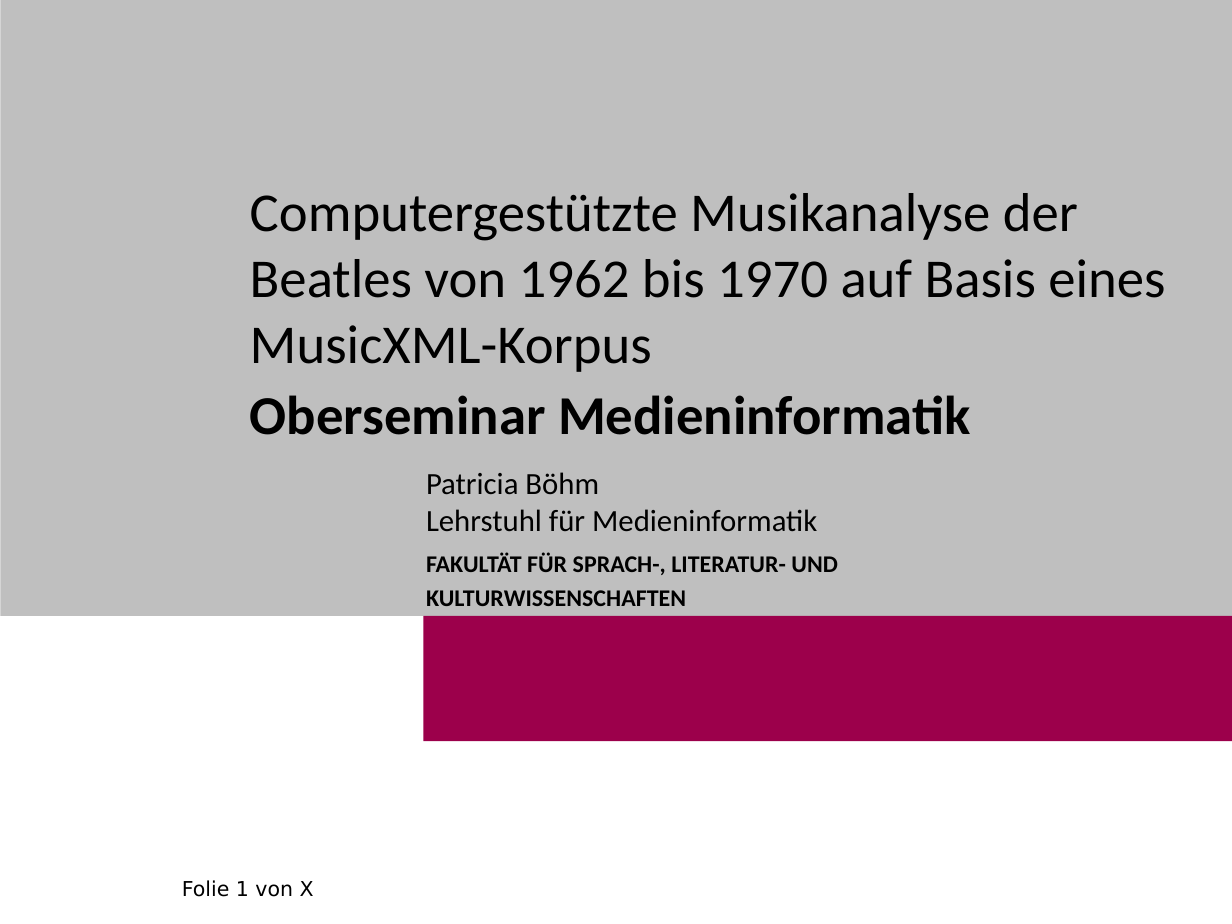
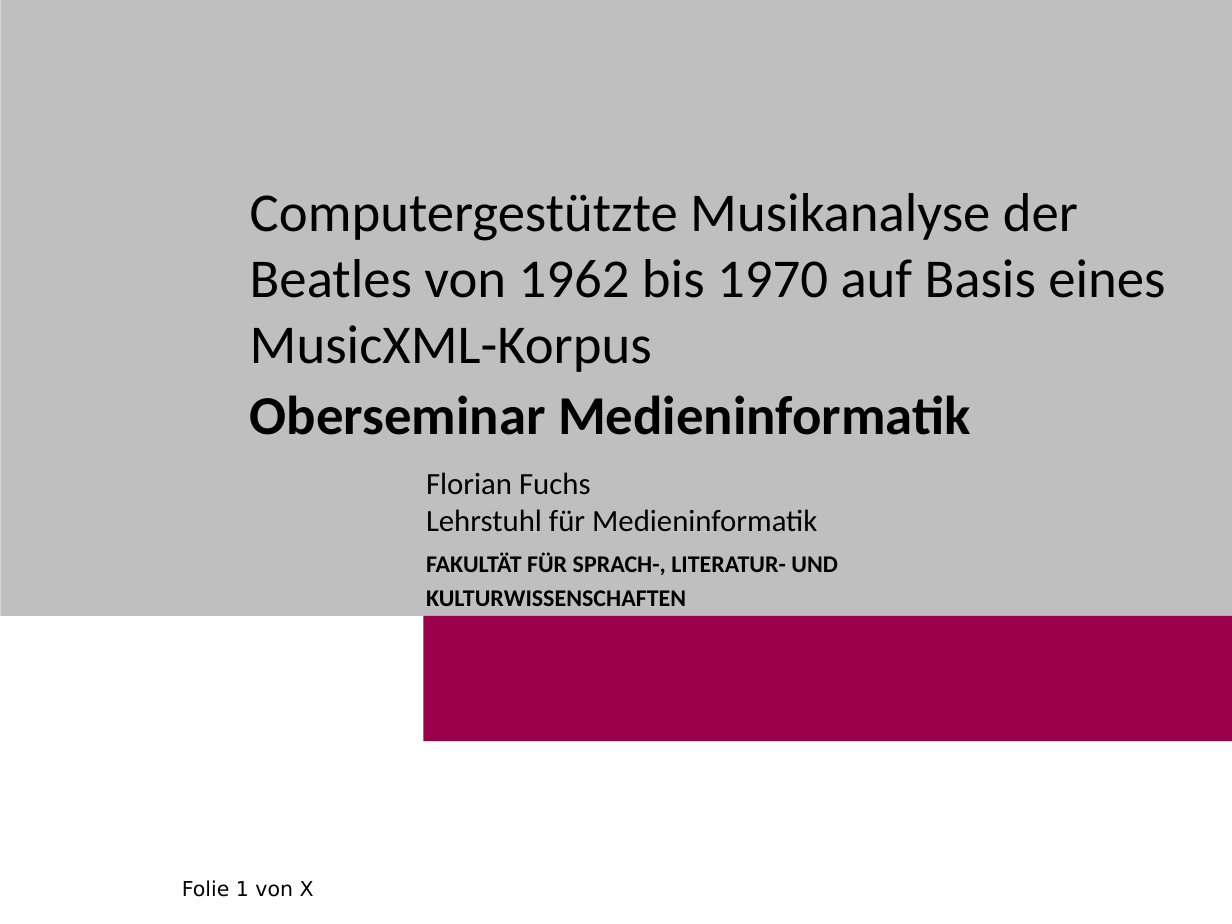
Before and after one commit to fuchsflo90/beatlesAnalysis, a slide deck: slide 1 of Präsentation/fuchs_florian_abschlusspraesentation_ma.pptx. Drawn at 1232x924 pixels with LibreOffice and Linux fonts; fonts in the diff are those of the drawing; background and template pictures are left out. Boxes give left, top, right and bottom in pixels: in the first picture for what was removed or moved away, otherwise in the second. Text is boxed around its words. In the diff, an @@ line names an element or a change of style, - is before the commit and + after.

```diff
--- a/Präsentation/fuchs_florian_abschlusspraesentation_ma.pptx
+++ b/Präsentation/fuchs_florian_abschlusspraesentation_ma.pptx
@@ text at [426, 472, 817, 532]: text changed @@
-Patricia Böhm
-Lehrstuhl für Medieninformatik
+Florian Fuchs
+Lehrstuhl für Medieninformatik
```
Also in this commit, not shown: 9 other slides changed, 9 slides added, 6 slides removed, 8 other files.
